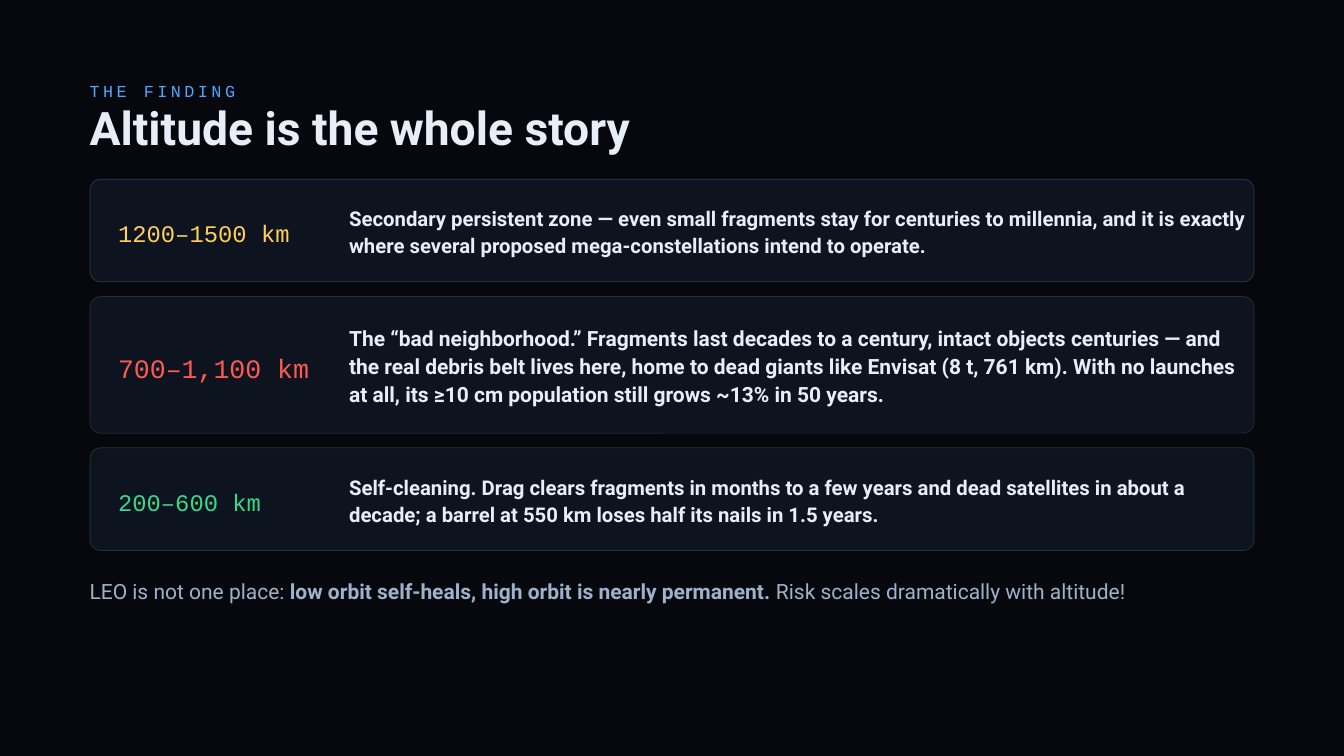
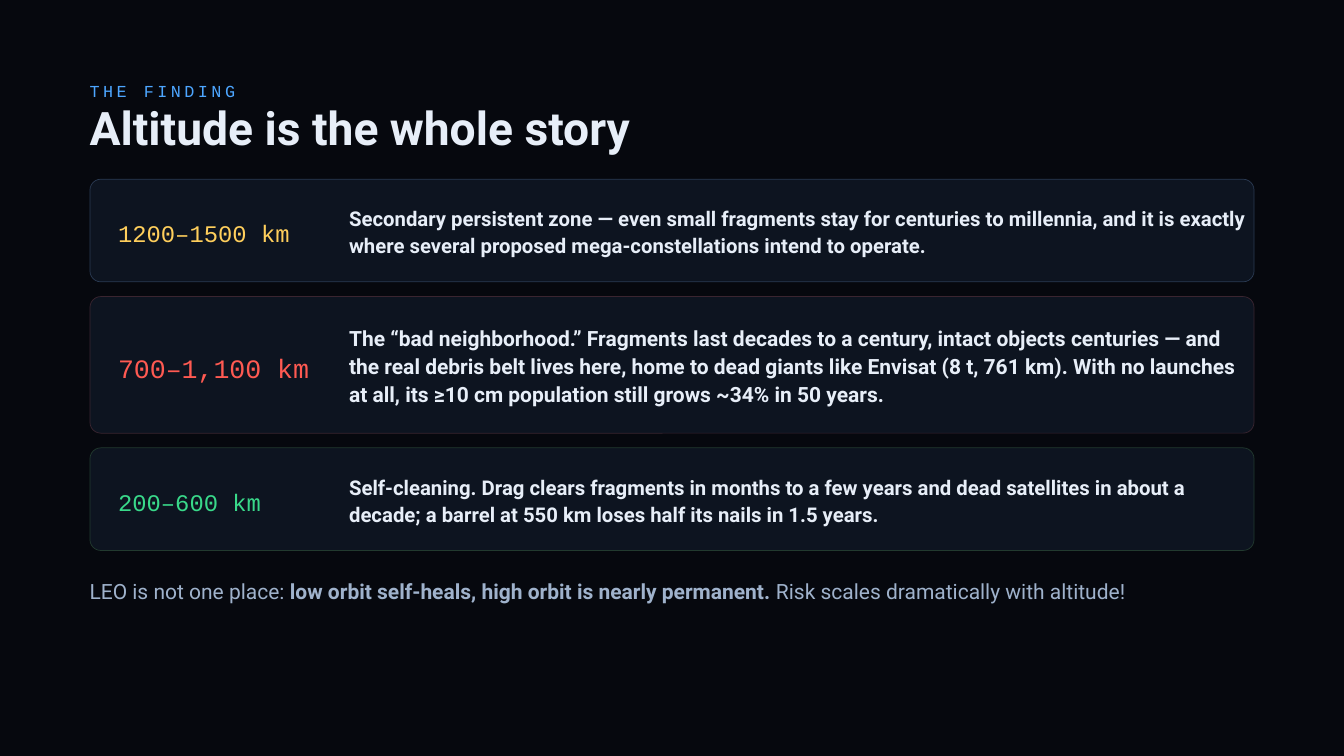
Before and after one commit to TimKadyrov/DebrisCascade, a slide deck: slide 11 of Barrel of Nails — Kessler Study.pptx. Drawn at 1344x756 pixels with LibreOffice and Linux fonts; fonts in the diff are those of the drawing. Boxes give left, top, right and bottom in pixels: in the first picture for what was removed or moved away, otherwise in the second. Text is boxed around its words. In the diff, an @@ line names an element or a change of style, - is before the commit and + after.

```diff
--- a/Barrel of Nails — Kessler Study.pptx
+++ b/Barrel of Nails — Kessler Study.pptx
@@ text at [349, 330, 1235, 407]: text changed @@
-The “bad neighborhood.” Fragments last decades to a century, intact objects centuries — and the real debris belt lives here, home to dead giants like Envisat (8 t, 761 km). With no launches at all, its ≥10 cm population still grows ~13% in 50 years.
+The “bad neighborhood.” Fragments last decades to a century, intact objects centuries — and the real debris belt lives here, home to dead giants like Envisat (8 t, 761 km). With no launches at all, its ≥10 cm population still grows ~34% in 50 years.
```
Also in this commit, not shown: 5 other slides changed, 5 other files.
